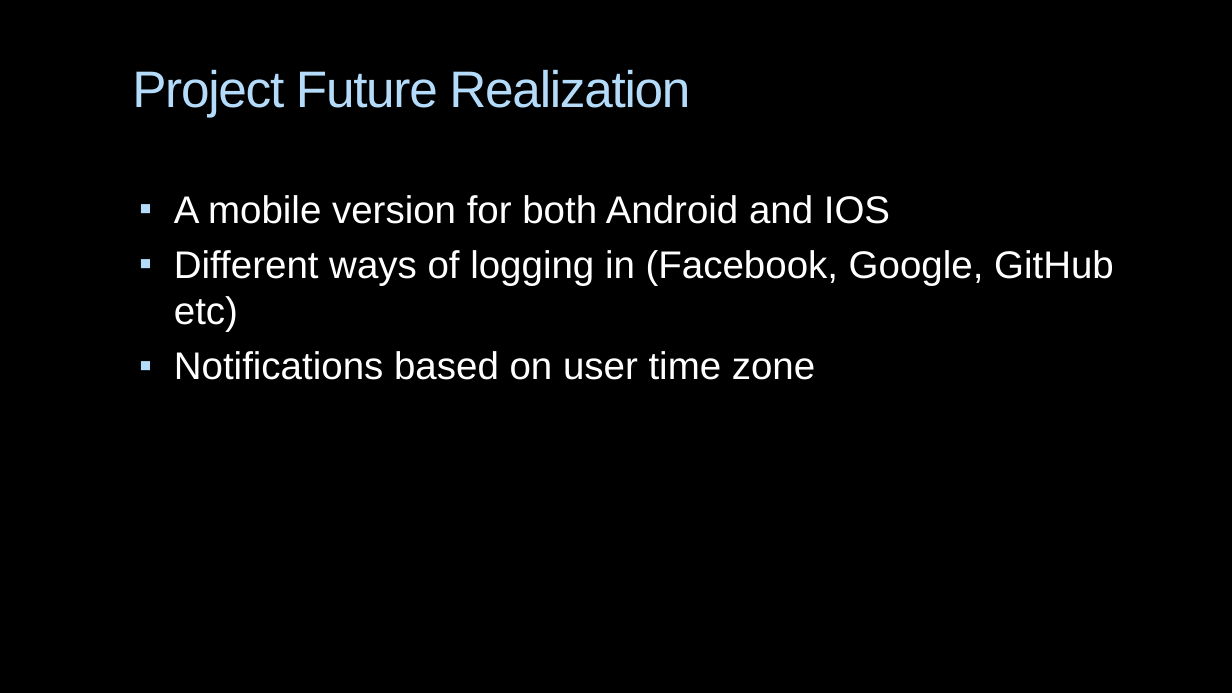
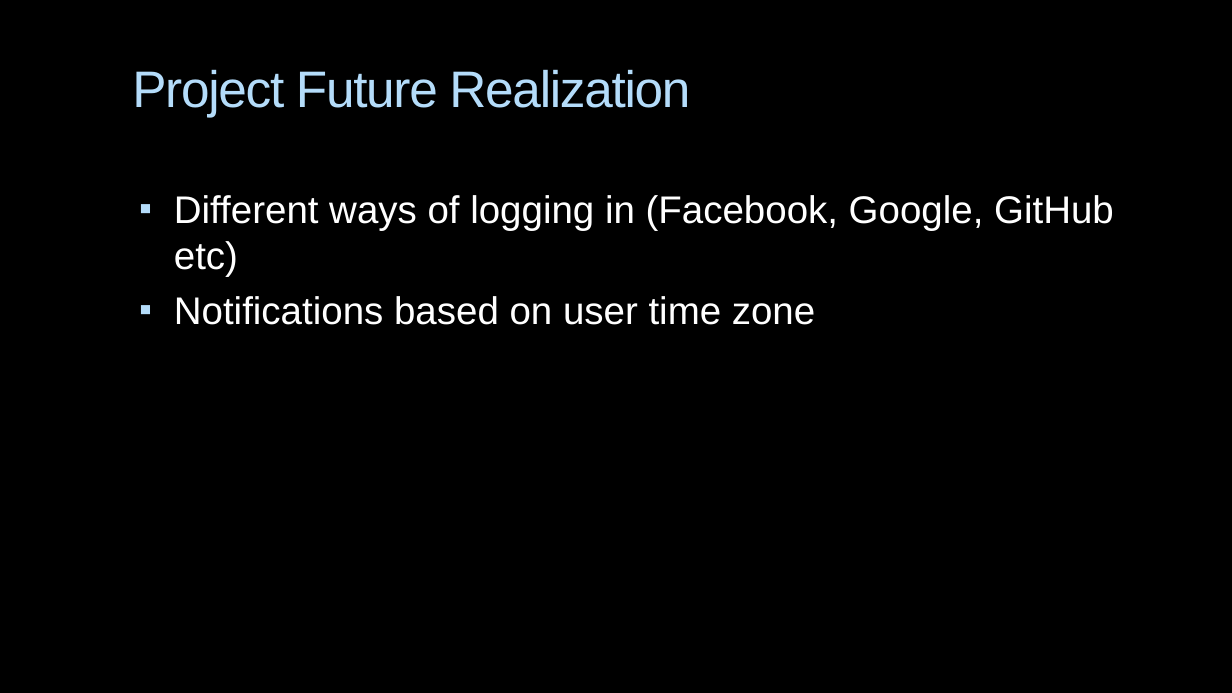
Before and after one commit to GenchoBG/SmartDiary, a slide deck: slide 5 of IntelliMood.pptx (slide 6 before the commit). Drawn at 1232x693 pixels with LibreOffice and Linux fonts; fonts in the diff are those of the drawing; background and template pictures are left out. Boxes give left, top, right and bottom in pixels: in the first picture for what was removed or moved away, otherwise in the second. Text is boxed around its words. In the diff, an @@ line names an element or a change of style, - is before the commit and + after.

```diff
--- a/IntelliMood.pptx
+++ b/IntelliMood.pptx
@@ text at [174, 195, 890, 224]: paragraph removed @@
-▪ A mobile version for both Android and IOS
```
Also in this commit, not shown: 1 other slide changed, 1 slide removed.
